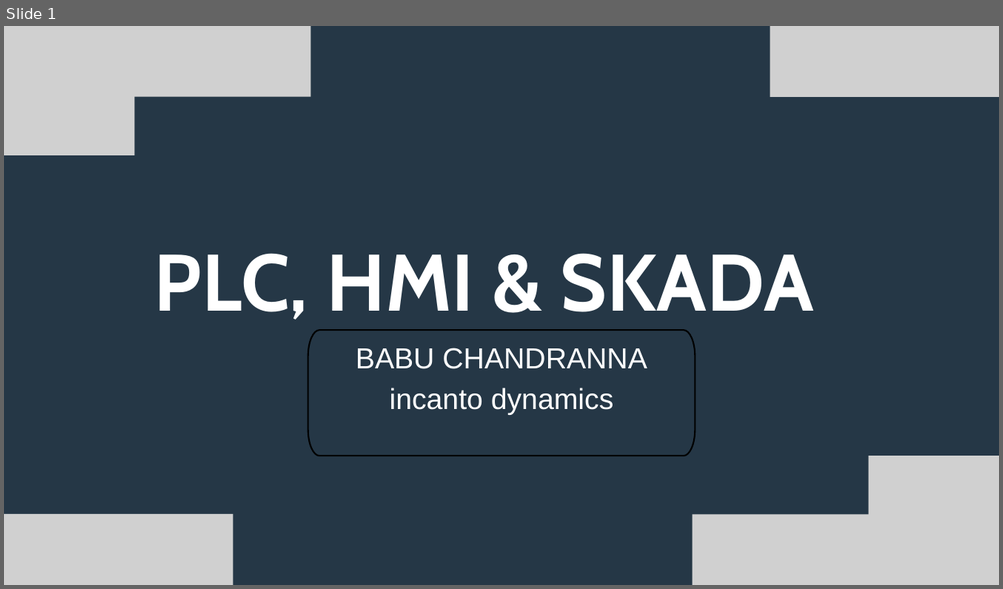
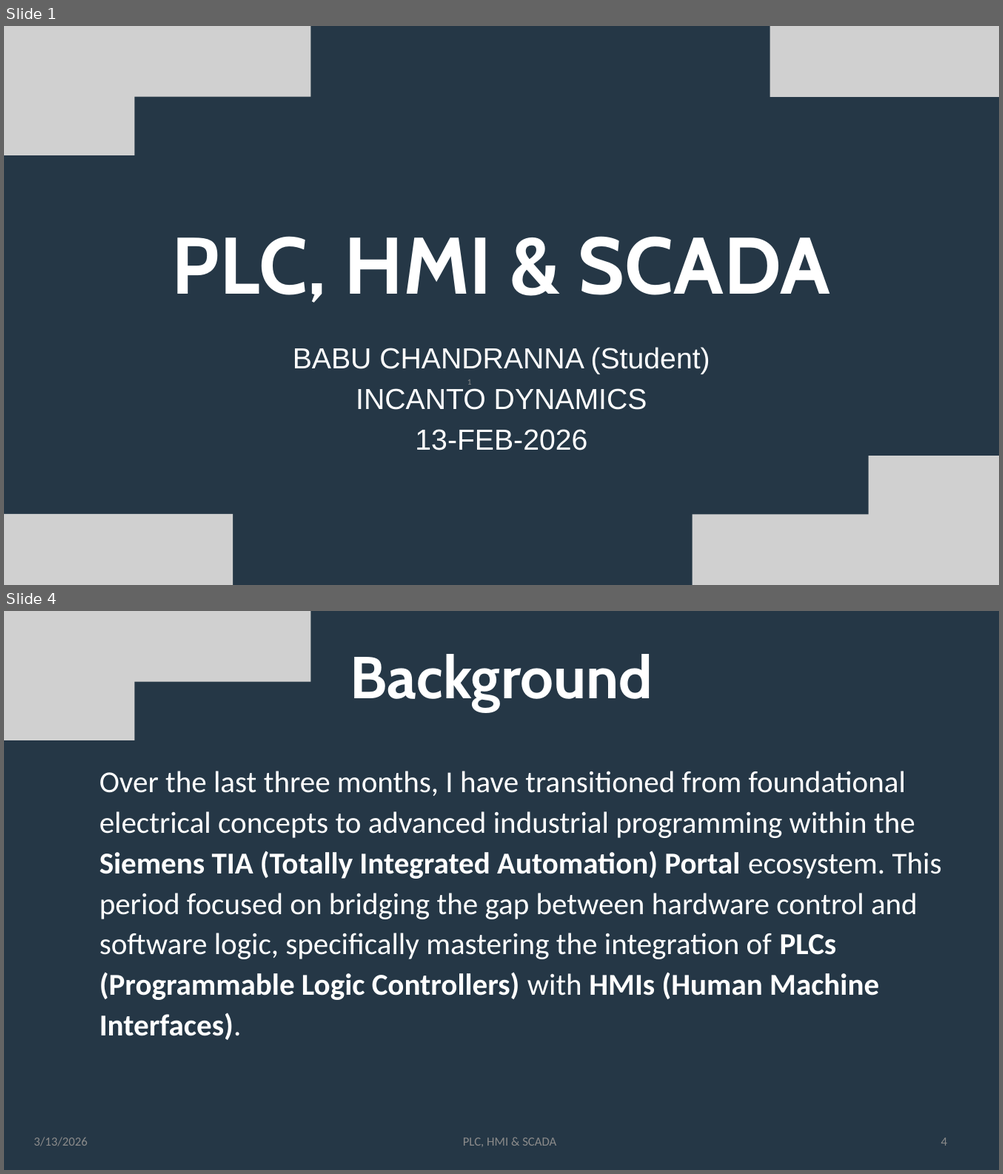
Before and after one commit to babubhare/plc_id, a slide deck: presentation/id_plc_hmi_scada.pptx. Shown one above the other, each under a label of ours: slide 1 before the commit, slides 1 and 4 after it; the slides between them are not shown. The pictures are 1003x589 and 1003x1174 pixels, drawn with LibreOffice and Linux fonts; fonts in the diff are those of the drawing; grey boxes stand for pictures. Boxes give left, top, right and bottom in pixels: in the first picture for what was removed or moved away, otherwise in the second. Text is boxed around its words. In the diff, an @@ line names an element or a change of style, - is before the commit and + after.

```diff
--- a/presentation/id_plc_hmi_scada.pptx
+++ b/presentation/id_plc_hmi_scada.pptx
@@ slide 4 added at box(4, 611, 999, 1170), background #253746 @@
@@ picture added at box(4, 611, 311, 681) @@
@@ picture added at box(4, 653, 134, 741) @@
@@ text added at box(350, 654, 652, 711), 85.7 pt, text #FFFFFF, bold @@
+Background
@@ text added at box(99, 771, 942, 1040), 44 pt, text #FFFFFF @@
+Over the last three months, I have transitioned from foundational electrical concepts to advanced industrial programming within the Siemens TIA (Totally Integrated Automation) Portal ecosystem. This period focused on bridging the gap between hardware control and software logic, specifically mastering the integration of PLCs (Programmable Logic Controllers) with HMIs (Human Machine Interfaces).
@@ text added at box(34, 1137, 87, 1147), 18 pt, text #8C8C8C @@
+3/13/2026
@@ text added at box(463, 1138, 556, 1147), 18 pt, text #8C8C8C @@
+PLC, HMI & SCADA
@@ page number added at box(941, 1138, 948, 1146), 18 pt, text #8C8C8C @@
+4
@@ slide 1 changed as well @@
@@ text at box(172, 236, 831, 303): text changed @@
-PLC, HMI & SKADA
+PLC, HMI & SCADA
@@ text "BABU CHANDRANNA (Student)" at box(293, 347, 710, 451): vertical alignment top to bottom @@
@@ freeform shape removed at box(308, 330, 694, 456) @@
@@ text at box(293, 347, 710, 451): text changed @@
-BABU CHANDRANNA
-incanto dynamics
+BABU CHANDRANNA (Student)
+INCANTO DYNAMICS
+13-FEB-2026
@@ page number added at box(467, 380, 472, 385), 12 pt, text #8C8C8C @@
+1
```
Also in this commit, not shown: 1 other slide changed, 20 other slides added, 8 slides removed, 1 other file.
